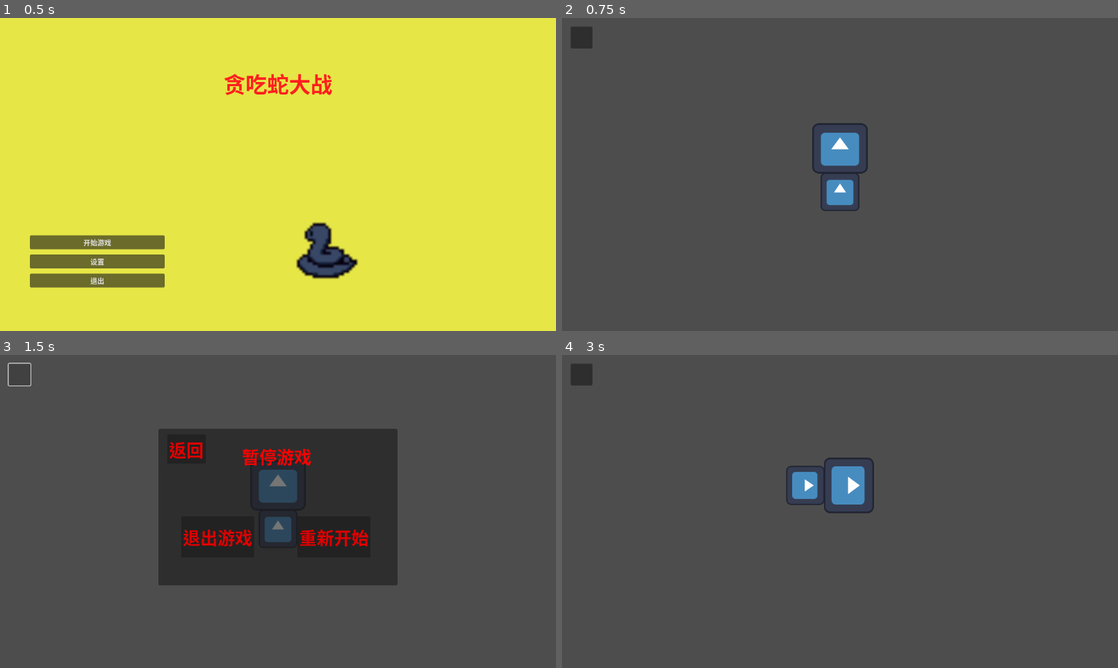
Above: before the commit, frames 1-4 (two rows, left to right).
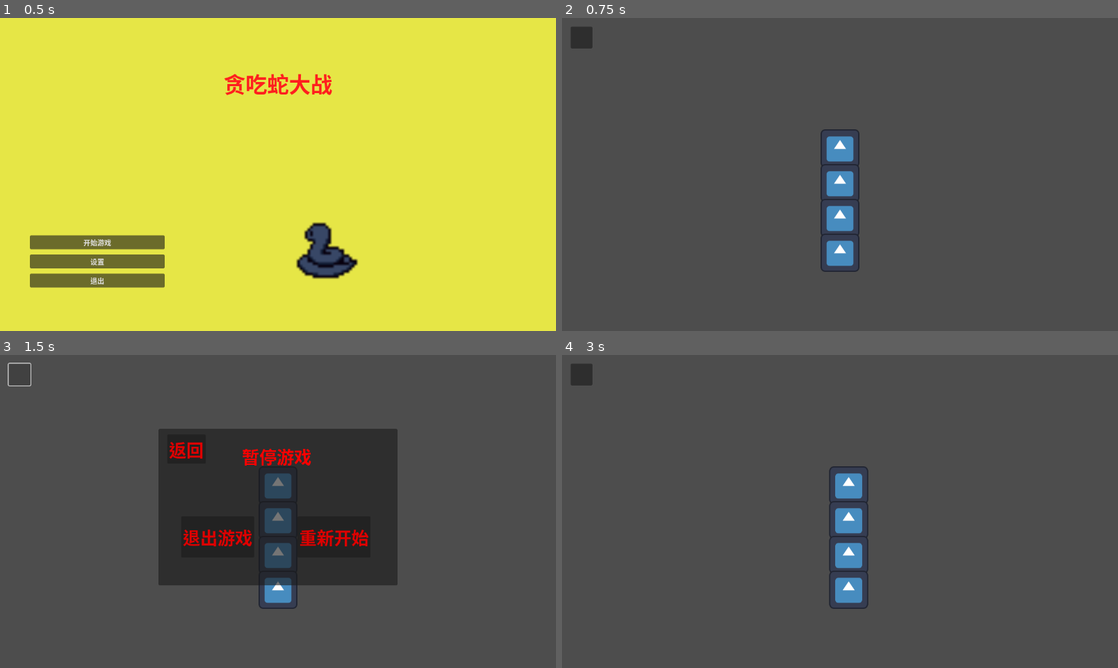
Above: after the commit, the same moments.

Repository: ShenYh98/greedy-snake
Game: Godot game, scene res://StartScreen/StartScreen.tscn
The game is run twice, just before and just after one commit, with the same random seed, the same clock (stepped at 60 frames per second) and the same inputs. The engine's default icon, where the game draws it, is replaced by a stand-in: a white triangle on a blue panel in a dark square.
Inputs (mouse positions are in pixels of both pictures, inside the frame that each line leads up to):
- Up to frame 1 (0.5 s): no input
- Up to frame 2 (0.75 s): click "开始游戏" at 0.5 s
- Up to frame 3 (1.5 s): click (22, 373) at 1.25 s
- Up to frame 4 (3 s): click "重新开始" at 2 s; tap Enter at 2.75 s; hold Right (right) from 2.78 s (still down)

Frame 1 is identical in both runs. In frame 2, 2.0% of the frame differs, in the area x 45-55%, y 33-82%; in frame 3, 1.5%; in frame 4, 2.6%, in the area x 40-57%, y 32-82%.

Commit message:
较大改动

Diff:
--- a/MainGame/SnakeCtrl.tscn
+++ b/MainGame/SnakeCtrl.tscn
@@ -1,7 +1,7 @@
 [gd_scene load_steps=3 format=3 uid="uid://cqt4y8o4nvv83"]
 
 [ext_resource type="Script" uid="uid://dv5ctb47in4g6" path="res://MainGame/snake_ctrl.gd" id="1_c3hy1"]
-[ext_resource type="PackedScene" uid="uid://cl7kw065e7wme" path="res://MainGame/snake.tscn" id="1_y3f7f"]
+[ext_resource type="PackedScene" uid="uid://cl7kw065e7wme" path="res://MainGame/snake/snake.tscn" id="1_y3f7f"]
 
 [node name="SnakeCtrl" type="Control"]
 layout_mode = 3
--- a/MainGame/main_game.gd
+++ b/MainGame/main_game.gd
@@ -35,13 +35,15 @@
 	print("重新开始游戏")
 	gameOverPanel.visible = false
 	gamePausePanel.visible = false
-	snakeCtrl.snake.position = Vector2.ZERO
+	snakeCtrl.snake.snakeBody.position = Vector2.ZERO
 	snakeCtrl.signal_move.emit(true)
 	gameState = STATE.RUN
 
 
 func _ready() -> void:
 	print("main game is ready")
+
+
 	snakeCtrl.position = Vector2(640, 300) # 控制器位置
 	gameOverPanel.position = Vector2(365, 170)
 	gameOverPanel.visible = false
@@ -85,13 +87,12 @@
 
 func _process(_delta: float) -> void:
 	if gameState ==  STATE.RUN:
-		# 蛇的位置相对于控制器是(0, 0)，要做偏移
-		if snakeCtrl.snake.position.x + 640 < 65 || snakeCtrl.snake.position.x + 640 > 1215 :
+		if snakeCtrl.snake.snakeBody.position.x + 640 < 65 || snakeCtrl.snake.snakeBody.position.x + 640 > 1215 :
 			snakeCtrl.signal_move.emit(false)
 			gameOverPanel.visible = true
 			gameState = STATE.OVER
 			print("Game Over!!!")
-		elif snakeCtrl.snake.position.y + 300 < 60 || snakeCtrl.snake.position.y + 300 > 665 :
+		elif snakeCtrl.snake.snakeBody.position.y + 300 < 60 || snakeCtrl.snake.snakeBody.position.y + 300 > 665 :
 			snakeCtrl.signal_move.emit(false)
 			gameOverPanel.visible = true
 			gameState = STATE.OVER
--- a/MainGame/snake.gd
+++ /dev/null
@@ -1,57 +0,0 @@
-extends CharacterBody2D
-
-@onready var snakeHead = $Head
-@onready var snakeBody = $Body
-
-var direction_in = Vector2.ZERO
-var direction_cur = Vector2.ZERO
-@export var is_move : bool
-
-
-# 蛇前后左右移动
-func body_orientation(event: InputEvent) -> void:
-	if event is InputEventKey:
-		if event.pressed and event.keycode == KEY_D || event.keycode == KEY_RIGHT:
-			snakeHead.rotation = deg_to_rad(90)
-			snakeBody.rotation = deg_to_rad(90)
-			snakeBody.position = Vector2(snakeHead.position.x - 100, snakeHead.position.y)
-		if event.pressed and event.keycode == KEY_S || event.keycode == KEY_DOWN:
-			snakeHead.rotation = deg_to_rad(180)
-			snakeBody.rotation = deg_to_rad(180)
-			snakeBody.position = Vector2(snakeHead.position.x, snakeHead.position.y - 100)
-		if event.pressed and event.keycode == KEY_A || event.keycode == KEY_LEFT:
-			snakeHead.rotation = deg_to_rad(270)
-			snakeBody.rotation = deg_to_rad(270)
-			snakeBody.position = Vector2(snakeHead.position.x + 100, snakeHead.position.y)
-		if event.pressed and event.keycode == KEY_W || event.keycode == KEY_UP:
-			snakeHead.rotation = deg_to_rad(360)
-			snakeBody.rotation = deg_to_rad(360)
-			snakeBody.position = Vector2(snakeHead.position.x, snakeHead.position.y + 100)
-
-
-func _move(value) -> void:
-	is_move = value
-
-
-# 获取键盘信息
-func _input(event: InputEvent) -> void:
-	if is_move:
-		body_orientation(event)
-
-
-func _ready() -> void:
-	print("snake sprite is ready")
-	is_move = true
-
-
-func _process(delta: float) -> void:
-	if is_move:
-		if direction_in != Vector2.ZERO:
-			direction_cur = direction_in
-			position += direction_cur * 100 * delta
-			velocity = direction_cur * 100 * delta # 碰撞体参数
-		else:
-			position += direction_cur * 100 * delta
-			velocity = direction_cur * 100 * delta # 碰撞体参数
-
-		move_and_slide()
--- a/MainGame/snake.tscn
+++ /dev/null
@@ -1,31 +0,0 @@
-[gd_scene load_steps=5 format=3 uid="uid://cl7kw065e7wme"]
-
-[ext_resource type="Script" uid="uid://btf0l6x6pyfvb" path="res://MainGame/snake.gd" id="1_j62vj"]
-[ext_resource type="Texture2D" uid="uid://d2mktk3b3jeg8" path="res://MainGame/icon.svg" id="1_nis52"]
-
-[sub_resource type="CircleShape2D" id="CircleShape2D_femrx"]
-radius = 44.922153
-
-[sub_resource type="CircleShape2D" id="CircleShape2D_j62vj"]
-radius = 63.03174
-
-[node name="Snake" type="CharacterBody2D"]
-script = ExtResource("1_j62vj")
-
-[node name="Head" type="Sprite2D" parent="."]
-scale = Vector2(1, 0.903)
-texture = ExtResource("1_nis52")
-
-[node name="Body" type="Sprite2D" parent="."]
-position = Vector2(0, 100.00001)
-scale = Vector2(0.7, 0.689)
-texture = ExtResource("1_nis52")
-
-[node name="BodyCollisionShape" type="CollisionShape2D" parent="."]
-position = Vector2(0, 100)
-shape = SubResource("CircleShape2D_femrx")
-debug_color = Color(0.25766706, 0.60301304, 0.55937845, 0.41960785)
-
-[node name="HeadCollisionShape" type="CollisionShape2D" parent="."]
-shape = SubResource("CircleShape2D_j62vj")
-debug_color = Color(0.9217859, 0.22814307, 0.41742313, 0.41960785)
--- /dev/null
+++ b/MainGame/snake/SnakeBody.tscn
@@ -0,0 +1,16 @@
+[gd_scene load_steps=3 format=3 uid="uid://b8lsj2wmevxbh"]
+
+[ext_resource type="Texture2D" uid="uid://d2mktk3b3jeg8" path="res://MainGame/icon.svg" id="1_on0l8"]
+
+[sub_resource type="CircleShape2D" id="CircleShape2D_t8rck"]
+radius = 44.922153
+
+[node name="SnakeBody" type="CharacterBody2D"]
+
+[node name="Body" type="Sprite2D" parent="."]
+scale = Vector2(0.7, 0.689)
+texture = ExtResource("1_on0l8")
+
+[node name="BodyCollisionShape" type="CollisionShape2D" parent="."]
+shape = SubResource("CircleShape2D_t8rck")
+debug_color = Color(0.25766706, 0.60301304, 0.55937845, 0.41960785)
--- /dev/null
+++ b/MainGame/snake/snake.gd
@@ -0,0 +1,96 @@
+extends CharacterBody2D
+
+@onready var snakeBody = $SnakeBody
+
+var direction_in = Vector2.ZERO
+var direction_cur = Vector2.ZERO
+@export var is_move : bool
+enum DFLAG {LEFT, RIGHT, UP, DOWN}
+@export var directionFlag : DFLAG
+@export var speed : float = 100.0
+var body_parts: Array
+var body_direction: Array
+
+# 蛇前后左右移动
+func body_orientation(event: InputEvent) -> void:
+	if event is InputEventKey:
+		if event.pressed and event.keycode == KEY_D || event.keycode == KEY_RIGHT:
+			directionFlag = DFLAG.RIGHT
+		if event.pressed and event.keycode == KEY_S || event.keycode == KEY_DOWN:
+			directionFlag = DFLAG.DOWN
+		if event.pressed and event.keycode == KEY_A || event.keycode == KEY_LEFT:
+			directionFlag = DFLAG.LEFT
+		if event.pressed and event.keycode == KEY_W || event.keycode == KEY_UP:
+			directionFlag = DFLAG.UP
+
+
+func turn_direction(curPos: Vector2, pos: Vector2, direction: DFLAG) -> bool:
+	if curPos.distance_to(pos) < 1.0:
+		print("到达： ", pos, " 方向： ", direction)
+		if direction == DFLAG.RIGHT:
+			return true
+		elif direction == DFLAG.LEFT:
+			return true
+		elif direction == DFLAG.DOWN:
+			return true
+		elif direction == DFLAG.UP:
+			return true
+
+	return false
+
+
+# 新增蛇身
+func _add_body() -> void:
+	if body_parts.is_empty():
+		body_parts.push_back(snakeBody)
+		body_direction.push_back(Vector2.DOWN);
+	else:
+		var NewBody = preload("res://MainGame/snake/SnakeBody.tscn")
+		var newBody = NewBody.instantiate()
+
+		var last_part_pos = body_parts[-1].position
+		newBody.position = last_part_pos + Vector2(0, 80)
+
+		add_child(newBody)
+		body_parts.push_back(newBody)
+		body_direction.push_back(Vector2.DOWN);
+
+
+func _move(value) -> void:
+	is_move = value
+
+
+# 获取键盘信息
+func _input(event: InputEvent) -> void:
+	if is_move:
+		body_orientation(event)
+
+
+func _ready() -> void:
+	print("snake sprite is ready")
+	is_move = true
+
+	for i in range(4):
+		_add_body()
+
+
+func _process(delta: float) -> void:
+	if is_move:
+		if direction_in != Vector2.ZERO:
+			direction_cur = direction_in
+
+		for i in range(body_parts.size()):
+			body_parts[i].position += direction_cur * speed * delta
+			#body_parts[i].position += body_direction[i] * speed * delta
+
+			#if turn_direction(body_parts[i].position, Vector2(0, 300), DFLAG.RIGHT):
+				#body_direction[i] = Vector2.RIGHT
+			#if turn_direction(body_parts[i].position, Vector2(100, 300), DFLAG.UP):
+				#body_direction[i] = Vector2.UP
+			#if turn_direction(body_parts[i].position, Vector2(100, 0), DFLAG.LEFT):
+				#body_direction[i] = Vector2.LEFT
+			#if turn_direction(body_parts[i].position, Vector2(0, 0), DFLAG.DOWN):
+				#body_direction[i] = Vector2.DOWN
+
+		#velocity = direction_cur * 100 * delta # 碰撞体参数
+		#move_and_slide()
--- /dev/null
+++ b/MainGame/snake/snake.tscn
@@ -0,0 +1,9 @@
+[gd_scene load_steps=3 format=3 uid="uid://cl7kw065e7wme"]
+
+[ext_resource type="Script" uid="uid://btf0l6x6pyfvb" path="res://MainGame/snake/snake.gd" id="1_q5ohc"]
+[ext_resource type="PackedScene" uid="uid://b8lsj2wmevxbh" path="res://MainGame/snake/SnakeBody.tscn" id="3_u1jyk"]
+
+[node name="Snake" type="CharacterBody2D"]
+script = ExtResource("1_q5ohc")
+
+[node name="SnakeBody" parent="." instance=ExtResource("3_u1jyk")]
Renamed: MainGame/snake.gd.uid -> MainGame/snake/snake.gd.uid
